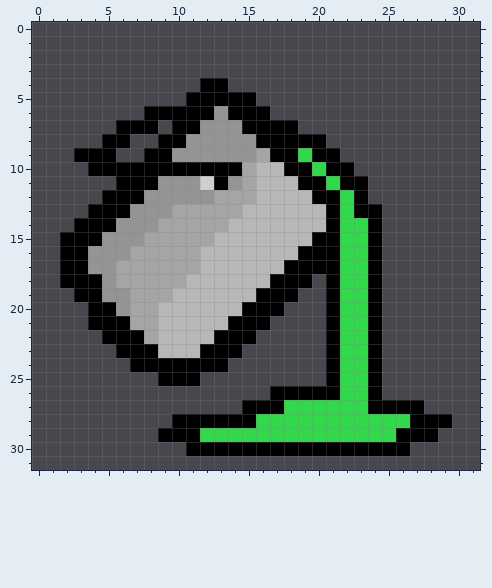
Pixel-art sprite: Emotion/Assets/Editor/Bucket.png. The picture above was drawn from the file before the commit.
The file is 32x32 pixels. Pixels under 10% opacity are left out. Colours within 5 levels of each other are drawn and written as one.
Once edited:
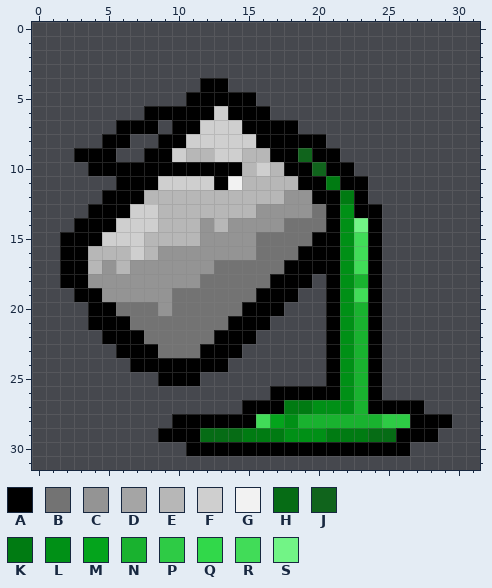
Palette (. is transparent): A #000000  B #737373  C #949494  D #a5a5a5  E #b7b7b7  F #cfcfcf  G #f2f2f2  H #066c15  J #10641c  K #007b12  L #009016  M #04a41c  N #19b22f  P #2ecb45  Q #31d84a  R #41dc58  S #72f486
The edit:
y 6: x 13 C -> F
y 7: x 12..14 CCC -> FFF
y 8: x 11..15 CCCCC -> FFFFF
y 9: x 10..16 CCCCCCD -> FEEFFEE; x 19 Q -> J
y 10: x 15..16 DE -> EF; x 20 Q -> J
y 11: x 9..11 CCC -> FFF; x 14..15 CD -> GE; x 21 Q -> K
y 12: x 8..15 CCCCCDDD -> EEEEEEEE; x 18..19 EE -> CC; x 22 Q -> K
y 13: x 7..14 CCCDDDDD -> FFEEEEEE; x 16..20 EEEEE -> CCCCB; x 22 Q -> L
y 14: x 6..20 CCCDDDDDEEEEEEE -> FFFEEECECCCCBBB; x 22..23 QQ -> LS
y 15: x 5..19 CCCDDDDDEEEEEEE -> FFFEEEECCCCBBBB; x 22..23 QQ -> LR
y 16: x 4..18 CCCDDDDDEEEEEEE -> EEEFECCCCCCCBBB; x 22..23 QQ -> LR
y 17: x 4 C -> E; x 6..17 DDDDDDEEEEEE -> ECCCCCCBBBBB; x 22..23 QQ -> LR
y 18: x 4 A -> C; x 6..16 DDDDDEEEEEE -> CCCCCCBBBBB; x 22..23 QQ -> LN
y 19: x 7..15 DDDEEEEEE -> CCCBBBBBB; x 22..23 QQ -> LR
y 20: x 6..14 CDDEEEEEE -> BBBCBBBBB; x 22..23 QQ -> LN
y 21: x 7..13 DDEEEEE -> BBBBBBB; x 22..23 QQ -> LN
y 22: x 8..12 DEEEE -> BBBBB; x 22..23 QQ -> LN
y 23: x 9..11 EEE -> BBB; x 22..23 QQ -> LN
y 24..26: x 22..23 QQ -> LN
y 27: x 18..23 QQQQQQ -> KKLLLN
y 28: x 16..26 QQQQQQQQQQQ -> RMLNNNNNNPP
y 29: x 12..25 QQQQQQQQQQQQQQ -> HHHKKKLLLKKKHH
Boxes around the changes in both pictures, in picture pixels (x1, y1, x2, y2):
changed: (88, 106, 410, 442)
